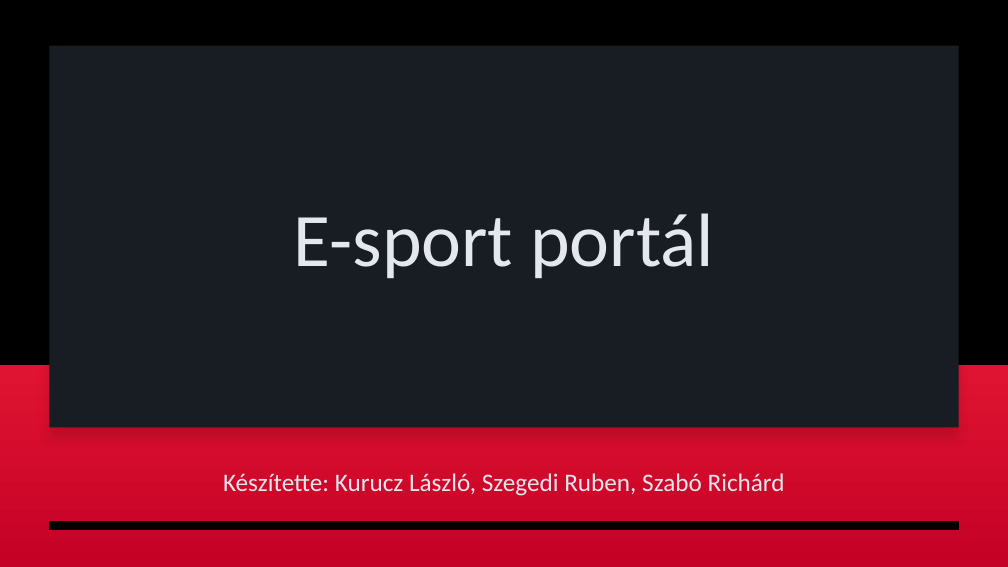
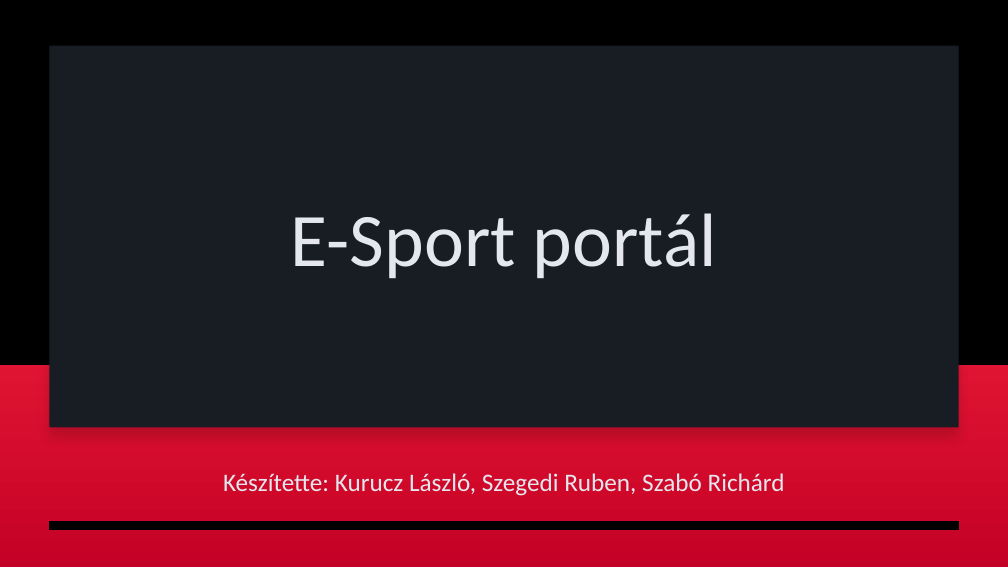
Before and after one commit to ketonBever0/Trefort_Esport, a slide deck: slide 1 of E-sport_portal.pptx. Drawn at 1008x567 pixels with LibreOffice and Linux fonts; fonts in the diff are those of the drawing. Boxes give left, top, right and bottom in pixels: in the first picture for what was removed or moved away, otherwise in the second. Text is boxed around its words. In the diff, an @@ line names an element or a change of style, - is before the commit and + after.

```diff
--- a/E-sport_portal.pptx
+++ b/E-sport_portal.pptx
@@ title at box(291, 213, 717, 278): text changed @@
-E-sport portál
+E-Sport portál
```
Also in this commit, not shown: 2 other slides changed.
